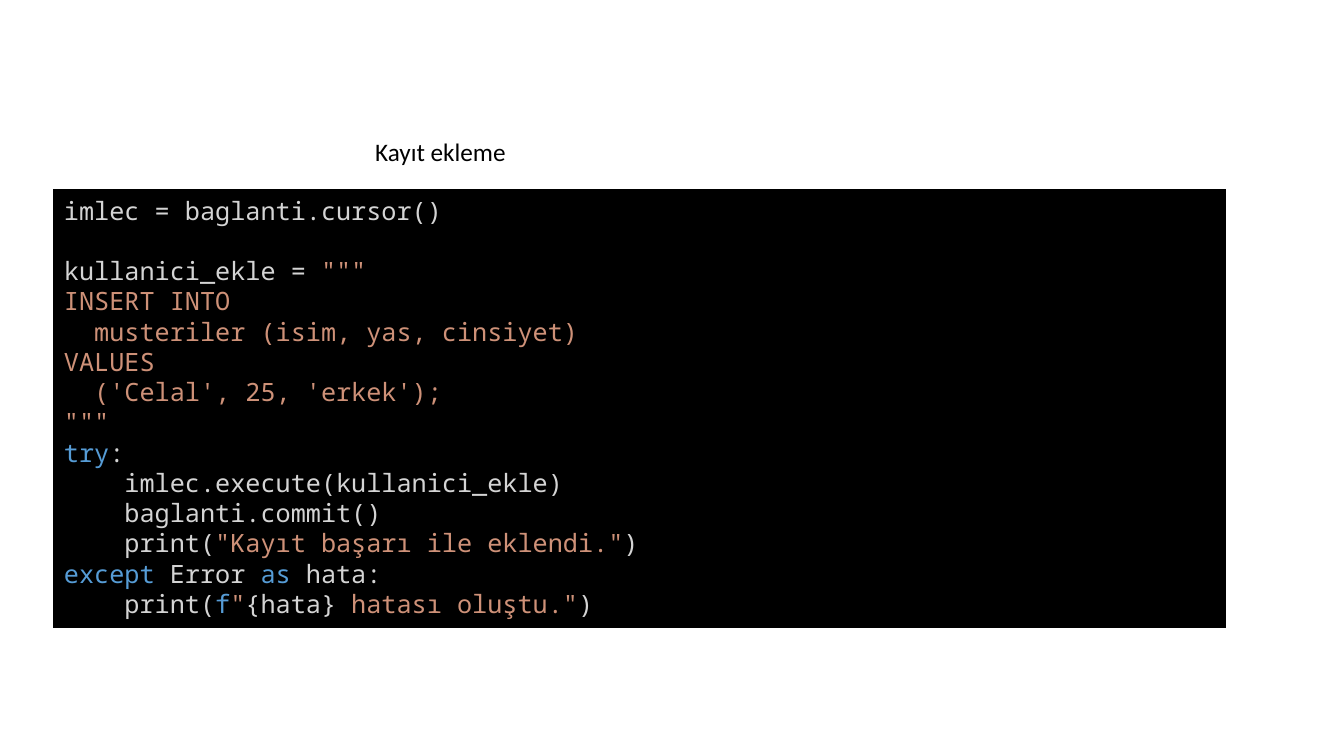
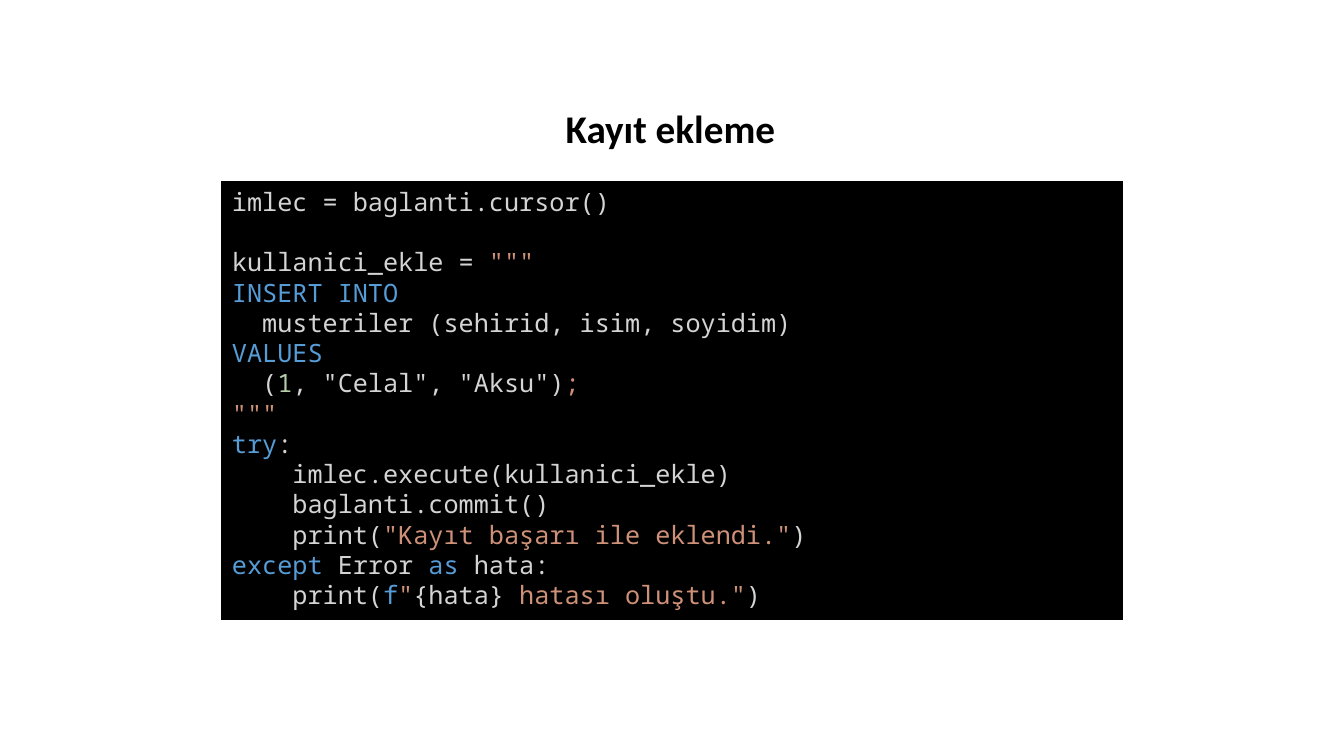
Before and after one commit to celalaksu/Python-Programlama-Kursu, a slide deck: slide 46 of Python txt json Dosyaları ve SQLite Veritabanı.pptx (slide 43 before the commit). Drawn at 1344x756 pixels with LibreOffice and Linux fonts; fonts in the diff are those of the drawing. Boxes give left, top, right and bottom in pixels: in the first picture for what was removed or moved away, otherwise in the second. Text is boxed around its words. In the diff, an @@ line names an element or a change of style, - is before the commit and + after.

Commit message:
Ekleme ve düzeltmeler yapıldı

```diff
--- a/Python txt json Dosyaları ve SQLite Veritabanı.pptx
+++ b/Python txt json Dosyaları ve SQLite Veritabanı.pptx
@@ text "Kayıt ekleme": place and size @@
-text "Kayıt ekleme" at [375,143,506,165]
+text "Kayıt ekleme" at [566,115,775,149]
@@ text "Kayıt ekleme" at [566,115,775,149]: size 18 to 28 pt, bold on @@
@@ rectangle "imlec = baglanti.cursor()": place and size @@
-rectangle "imlec = baglanti.cursor()" at [54,191,1226,628]
+rectangle "imlec = baglanti.cursor()" at [222,181,1122,619]
@@ text in rectangle at [232,283,398,363]: text colour #CE9178 to #569CD6 in "INSERT INTO", "VALUES" @@
@@ text in rectangle at [262,313,791,338]: text changed; text colour #CE9178 to #D4D4D4 @@
-musteriler (isim, yas, cinsiyet)
+musteriler (sehirid, isim, soyidim)
@@ text in rectangle at [262,373,580,396]: text changed; text colour #CE9178 to #D4D4D4 @@
-('Celal', 25, 'erkek');
+(1, "Celal", "Aksu");
```
Also in this commit, not shown: 17 other slides changed, 7 slides added, 1 slide removed.
